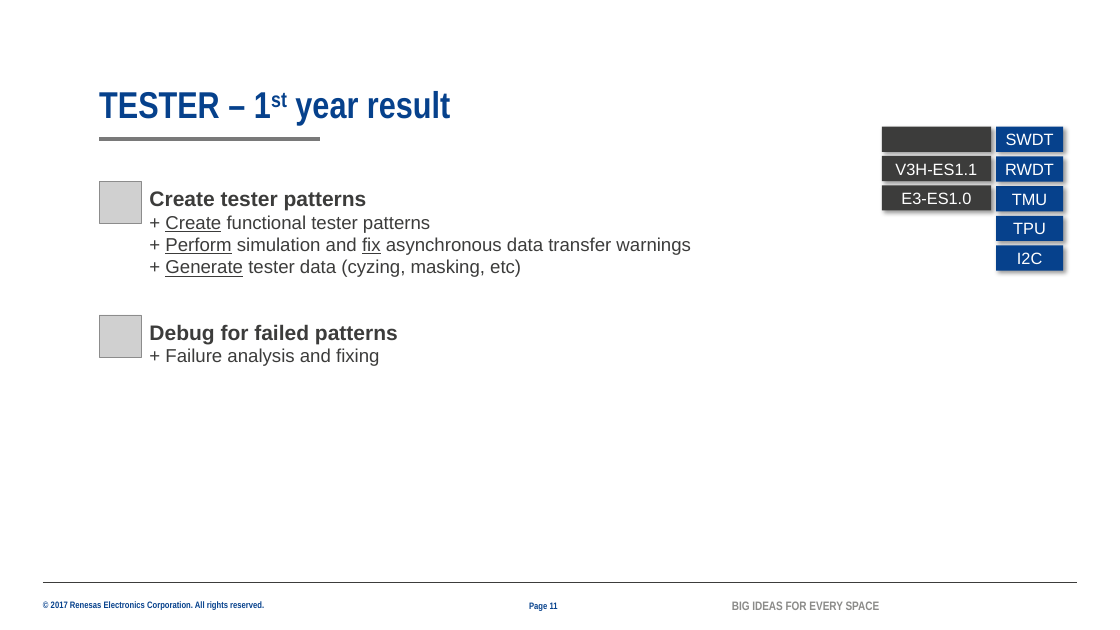
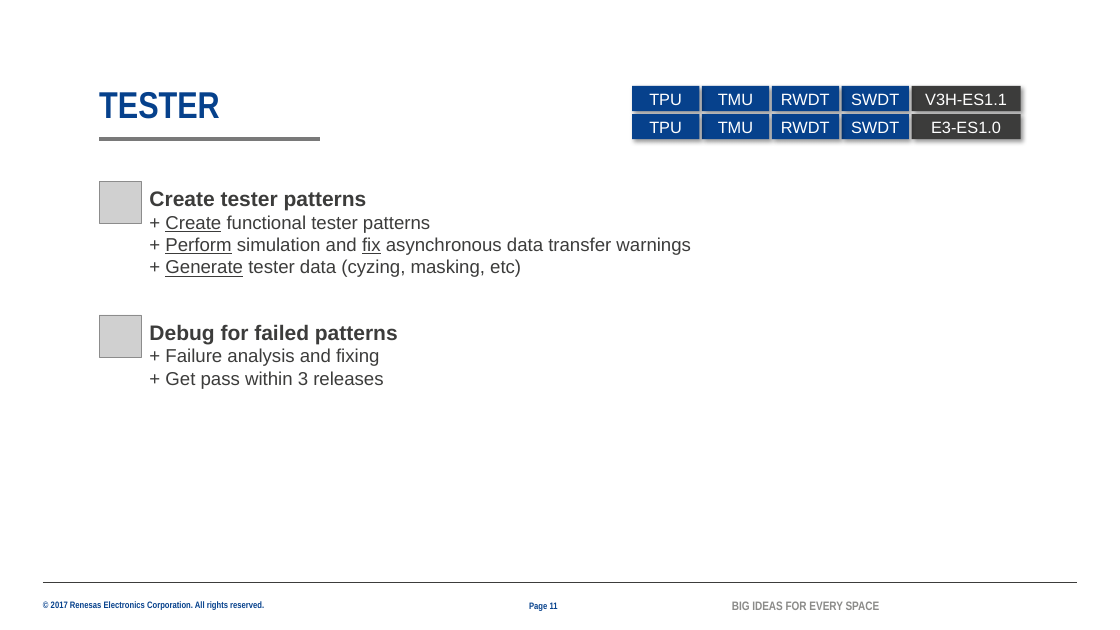
Before and after one commit to lesyhau/bridge, a slide deck: slide 11 of mms.pptx. Drawn at 1120x630 pixels with LibreOffice and Linux fonts; fonts in the diff are those of the drawing; grey boxes stand for pictures; background and template pictures are left out. Boxes give left, top, right and bottom in pixels: in the first picture for what was removed or moved away, otherwise in the second. Text is boxed around its words. In the diff, an @@ line names an element or a change of style, - is before the commit and + after.

```diff
--- a/mms.pptx
+++ b/mms.pptx
@@ rectangle "TPU": place and size @@
-rectangle "TPU" at bbox=[996, 216, 1064, 241]
+rectangle "TPU" at bbox=[633, 86, 700, 111]
@@ rectangle "TMU": place and size @@
-rectangle "TMU" at bbox=[996, 187, 1064, 212]
+rectangle "TMU" at bbox=[702, 86, 770, 111]
@@ rectangle "RWDT": place and size @@
-rectangle "RWDT" at bbox=[996, 156, 1064, 181]
+rectangle "RWDT" at bbox=[772, 86, 839, 111]
@@ rectangle "SWDT": place and size @@
-rectangle "SWDT" at bbox=[996, 127, 1064, 152]
+rectangle "SWDT" at bbox=[842, 86, 909, 111]
@@ rectangle "V3H-ES1.1": place and size @@
-rectangle "V3H-ES1.1" at bbox=[882, 156, 991, 181]
+rectangle "V3H-ES1.1" at bbox=[912, 86, 1021, 111]
@@ title at bbox=[99, 92, 220, 119]: text changed @@
-TESTER – 1st year result
+TESTER
@@ rectangle added at bbox=[633, 114, 700, 139], fill #06418C, 14 pt, text #FFFFFF @@
+TPU
@@ rectangle added at bbox=[702, 114, 770, 139], fill #06418C, 14 pt, text #FFFFFF @@
+TMU
@@ rectangle added at bbox=[772, 114, 839, 139], fill #06418C, 14 pt, text #FFFFFF @@
+RWDT
@@ rectangle added at bbox=[842, 114, 909, 139], fill #06418C, 14 pt, text #FFFFFF @@
+SWDT
@@ mirrored in 6 elements at bbox=[842, 86, 909, 111], bbox=[702, 86, 770, 111], bbox=[772, 86, 839, 111], bbox=[633, 86, 700, 111], bbox=[912, 86, 1021, 111], bbox=[912, 114, 1021, 139] @@
@@ rectangle "E3-ES1.0": place and size @@
-rectangle "E3-ES1.0" at bbox=[882, 186, 991, 211]
+rectangle "E3-ES1.0" at bbox=[912, 114, 1021, 139]
@@ rectangle removed at bbox=[882, 127, 991, 152] @@
@@ rectangle removed at bbox=[996, 245, 1064, 271] @@
-I2C
@@ text at bbox=[165, 371, 383, 389]: paragraph added @@
++ Get pass within 3 releases
```
Also in this commit, not shown: 9 other slides changed.
